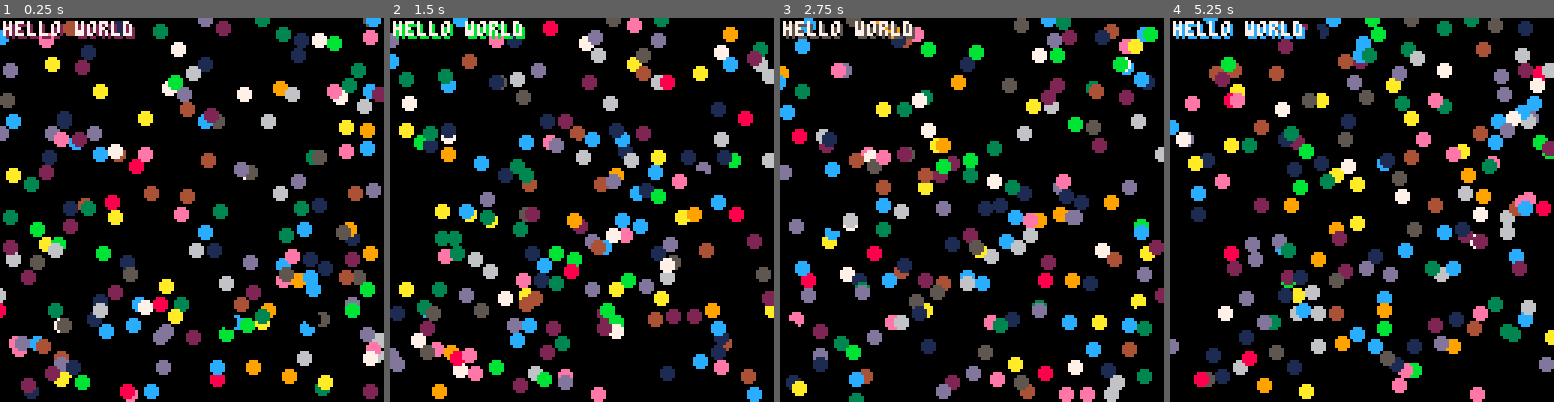
Above: before the commit, frames 1-4 (left to right).
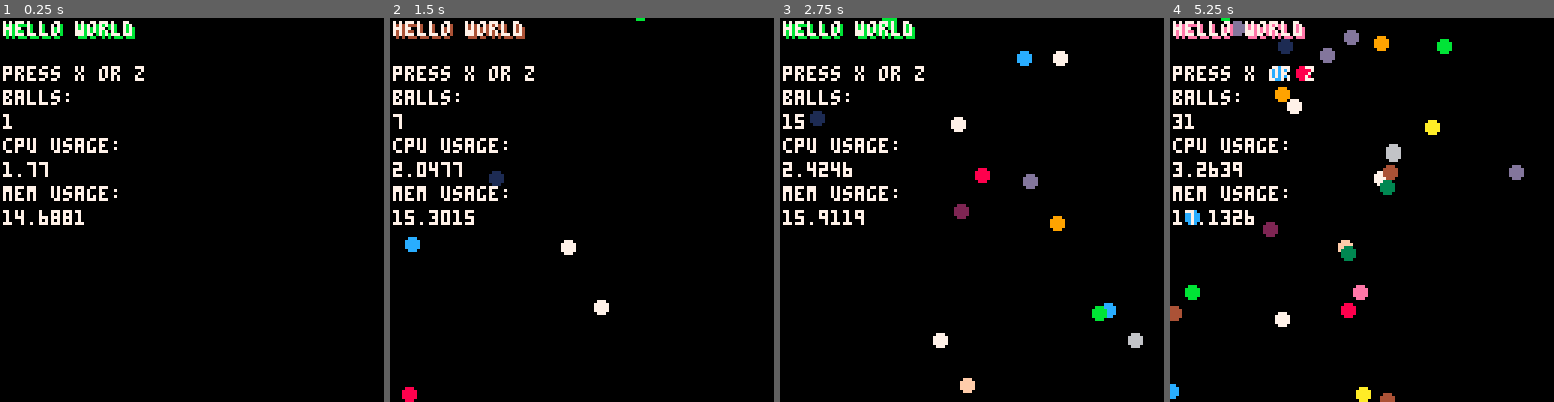
Above: after the commit, the same moments.

Repository: zach2good/PICO-8
Game: PICO-8 cartridge hello.p8
The game is run twice, just before and just after one commit, with the same random seed, the same clock (stepped at 60 frames per second) and the same inputs.
Inputs:
- Up to frame 1 (0.25 s): no input
- Up to frame 2 (1.5 s): tap X (X key) at 0.33, 1.07 s; tap O (Z key) at 0.7 s
- Up to frame 3 (2.75 s): tap O (Z key) at 1.7, 2.1, 2.5 s; tap X (X key) at 1.85 s
- Up to frame 4 (5.25 s): tap O (Z key) every 0.4 s from 2.9 to 4.9 s; tap X (X key) at 2.97, 4.08, 5.2 s

The runs differ from the first frame. In frame 1, 23% of the frame differs, in the area x 0-100%, y 0-100%; in frame 2, 24%; in frame 3, 25%; in frame 4, 27%.

Commit message:
Added gif

Diff:
--- a/hello.p8
+++ b/hello.p8
@@ -8,7 +8,8 @@
 -- members
 --------------------
 screen = {x=0, y=0, w=127, h=127}
-color = {black = 0, red = 8, blue = 12, yellow = 10, green = 11, grey = 6, pink = 14, white=7}
+colors_val = {0, 3, 11, 7}
+colors = {black = 0, dgreen = 3, lgreen = 11, white = 7}
 
 balls = {}
 
@@ -22,19 +23,31 @@
 
 sound = {bounce=0}
 
+start_time = time()
+
 --------------------
 -- main funcs
 --------------------
 function _init()
 
-	-- populate balls array
-	for i = 1, 200 do
-    add(balls,{x=rnd(127), y=rnd(127), size=2, x_dir=(rnd(8)-4), y_dir=(rnd(8)-4), color=rnd(15)})
+	add(
+    balls,
+    {
+      x=rnd(127),
+      y=rnd(127),
+      size=2,
+      x_dir=(rnd(8)-4),
+      y_dir=(rnd(8)-4),
+      color=randfromtable(colors)
+    })
+
+end
+
+function _update()
+
+	if btn(4) or btn(5) then
+	addball()
  end
-
-end
-
-function _update()
 
   for i = 1, count(balls) do
     move_ball(balls[i])
@@ -46,21 +59,47 @@
 function _draw()
 	-- clear
 	camera(0,0)
-	rectfill(screen.x, screen.y, screen.x+screen.w, screen.y+screen.h, color.black)
+	rectfill(screen.x, screen.y, screen.x+screen.w, screen.y+screen.h, colors.black)
 
 	-- balls
 	for i = 1, count(balls) do
     draw_ball(balls[i])
  end
 
+ start_time = time()
+
 	-- text
-	print("hello world", 2, 2, rnd(15))
-	print("hello world", 1, 1, color.white)
+	print("hello world", 2, 2, rnd(16))
+	print("hello world", 1, 1, colors.white)
+
+	print("press x or z", 1, 2 * 8, colors.white)
+
+	print("balls:", 1, 3 * 8, colors.white)
+	print(count(balls), 1, 4 * 8, colors.white)
+
+	print("cpu usage:", 1, 5 * 8, colors.white)
+	print(stat(1) * 100, 1, 6 * 8, colors.white)
+
+	print("mem usage:", 1, 7 * 8, colors.white)
+	print((stat(0)/256) * 100, 1, 8 * 8, colors.white)
+
 end
 
 --------------------
 -- game funcs
 --------------------
+function addball()
+add(
+    balls,
+    {
+      x=rnd(127),
+      y=rnd(127),
+      size=2,
+      x_dir=(rnd(8)-4),
+      y_dir=(rnd(8)-4),
+      color=rnd(15)+1
+    })
+end
 
 function draw_sprite(_sprite)
  spr(_sprite.frame, _sprite.x, _sprite.y, 1, 1, _sprite.flip)
@@ -99,6 +138,26 @@
     _ball.x_dir = -_ball.x_dir
   end
 end
+
+--------------------
+-- utils
+--------------------
+function randfromtable( t )
+    local n = 0
+    for i, o in pairs(t) do
+        n = n + 1
+        if rnd(count(t)) then
+            choice = o
+        end
+    end
+    return choice
+end
+
+function clamp(val,minv,maxv)
+  return max(minv,min(val,maxv))
+end
+
+
 
 __gfx__
 00000000000000000000000000000000000000000000000000000000000000000000000000000000000000000000000000000000000000000000000000000000
@@ -113,14 +172,14 @@
 00000000000000000000000000000000000000000000000000000000000000000000000000000000000000000000000000000000000000000000000000000000
 00000000000000000000000000000000000000000000000000000000000000000000000000000000000000000000000000000000000000000000000000000000
 00000000000000000000000000000000000000000000000000000000000000000000000000000000000000000000000000000000000000000000000000000000
-00000000000000000000000000000000000000000000000000000000000000000000000000000000000000000000000000000000000000000000000000000000
-00000000000000000000000000000000000000000000000000000000000000000000000000000000000000000000000000000000000000000000000000000000
-00000000000000000000000000000000000000000000000000000000000000000000000000000000000000000000000000000000000000000000000000000000
-00000000000000000000000000000000000000000000000000000000000000000000000000000000000000000000000000000000000000000000000000000000
-00000000000000000000000000000000000000000000000000000000000000000000000000000000000000000000000000000000000000000000000000000000
-00000000000000000000000000000000000000000000000000000000000000000000000000000000000000000000000000000000000000000000000000000000
-00000000000000000000000000000000000000000000000000000000000000000000000000000000000000000000000000000000000000000000000000000000
-00000000000000000000000000000000000000000000000000000000000000000000000000000000000000000000000000000000000000000000000000000000
+00000000000000000000000000000000000000000300000000000000000000000000000000000000000000000000000000000000000000000000000000000000
+00000000000000000000000000000000000000000300000000000000000000000000000000000000000000000000000000000000000000000000000000000000
+000000000000000000000000000000000000333b7300000000000000000000000000000000000000000000000000000000000000000000000000000000000000
+000000000000000000000000000000000000333bb700000000000000000000000000000000000000000000000000000000000000000000000000000000000000
+000000000000000000000000000000000000003bb700000000000000000000000000000000000000000000000000000000000000000000000000000000000000
+000000000000000000000000000000000000003bbb70000000000000000000000000000000000000000000000000000000000000000000000000000000000000
+00000000000000000000000000000000000000333b77000000000000000000000000000000000000000000000000000000000000000000000000000000000000
+000000000000000000000000000000000000003330bb000000000000000000000000000000000000000000000000000000000000000000000000000000000000
 00000000000000000000000000000000000000000000000000000000000000000000000000000000000000000000000000000000000000000000000000000000
 00000000000000000000000000000000000000000000000000000000000000000000000000000000000000000000000000000000000000000000000000000000
 00000000000000000000000000000000000000000000000000000000000000000000000000000000000000000000000000000000000000000000000000000000
Not shown, changed: README.md
Not shown, added: img/hw.gif
